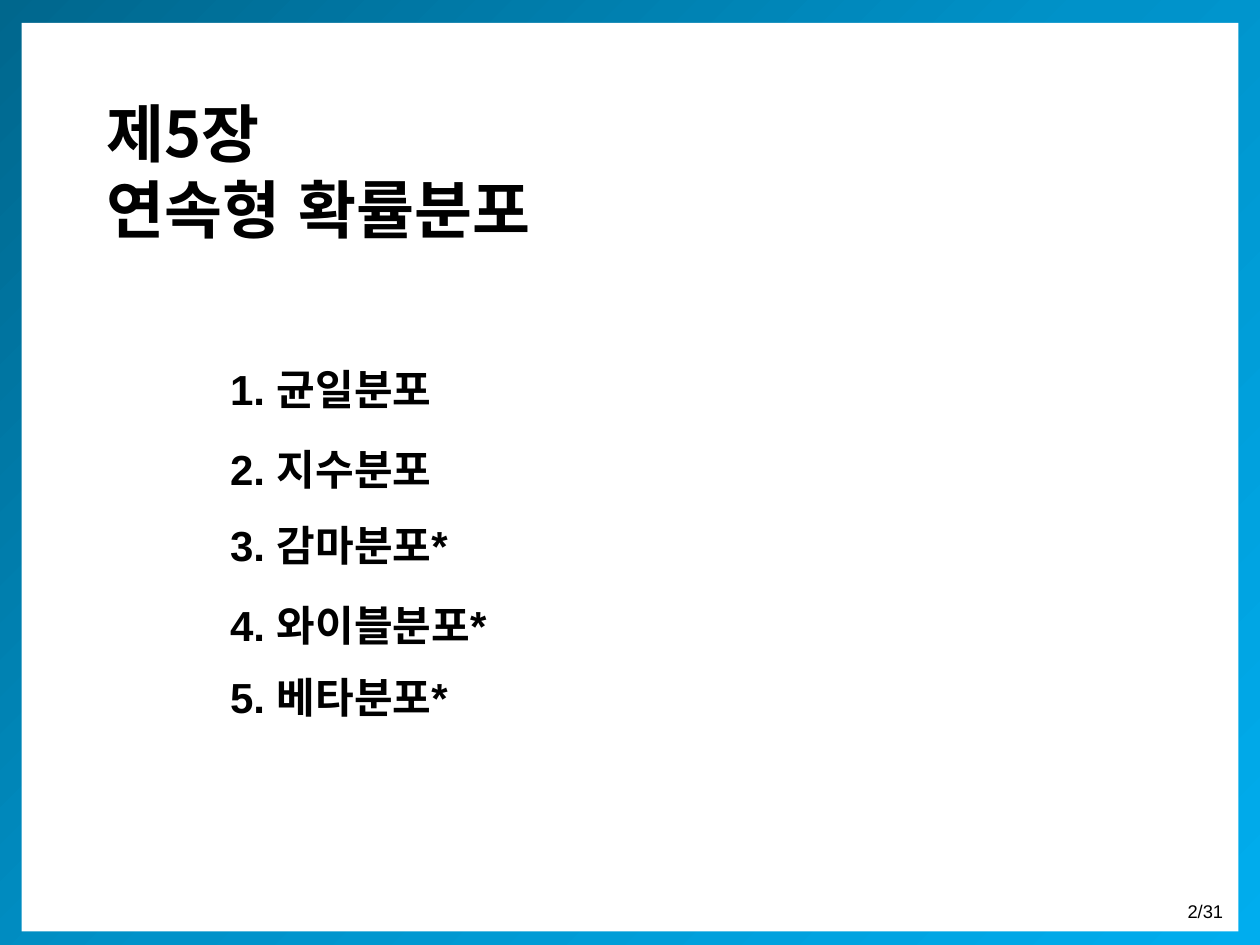
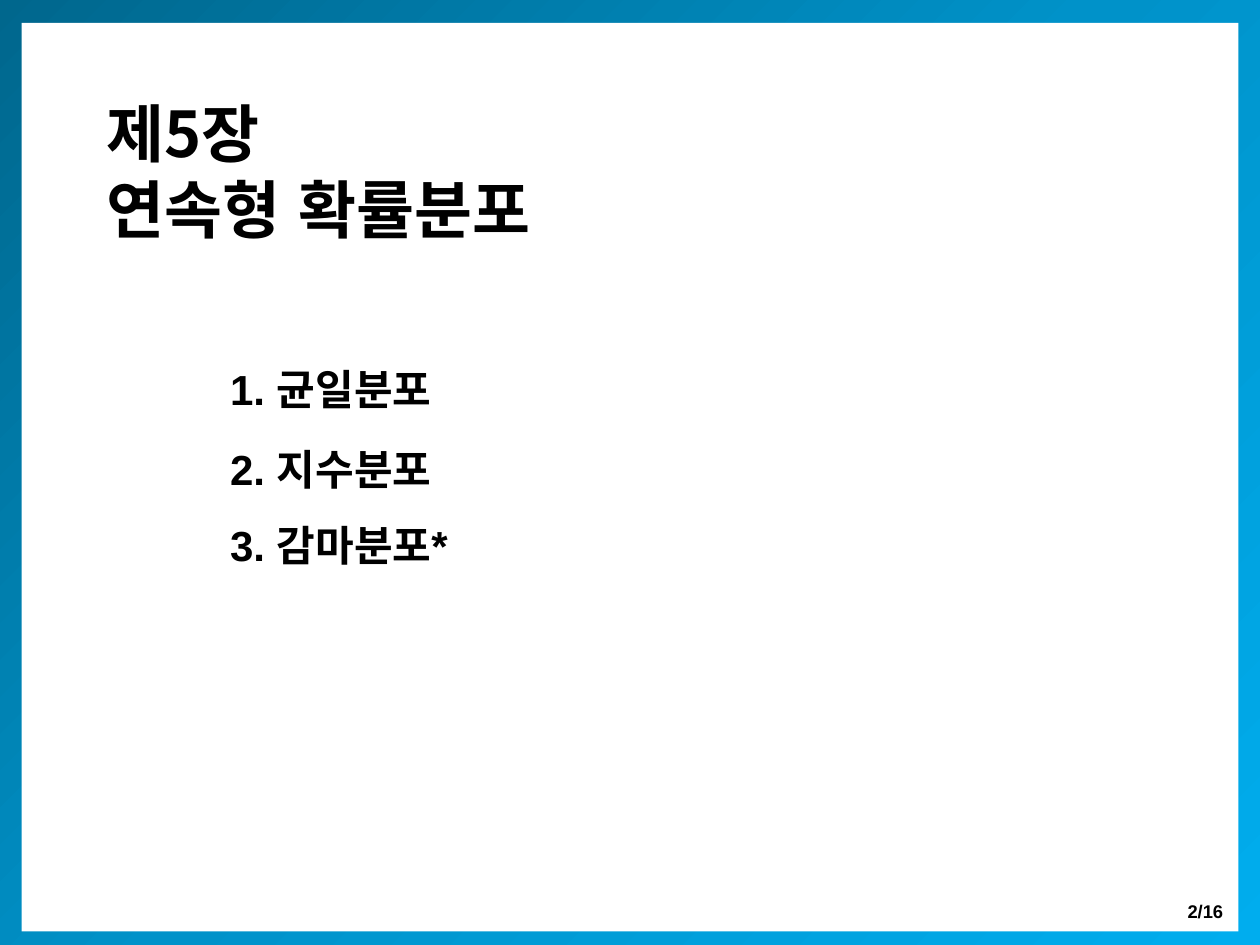
Before and after one commit to misdb/statistics, a slide deck: slide 2 of .gitbook/assets/chapter-05-kor (1).pptx. Drawn at 1260x945 pixels with LibreOffice and Linux fonts; fonts in the diff are those of the drawing. Boxes give left, top, right and bottom in pixels: in the first picture for what was removed or moved away, otherwise in the second. Text is boxed around its words. In the diff, an @@ line names an element or a change of style, - is before the commit and + after.

```diff
--- a/.gitbook/assets/chapter-05-kor (1).pptx
+++ b/.gitbook/assets/chapter-05-kor (1).pptx
@@ text removed at bbox=[230, 605, 487, 645] @@
-4. 와이블분포*
@@ text removed at bbox=[230, 677, 448, 717] @@
-5. 베타분포*
@@ page number at bbox=[1188, 904, 1224, 919]: text changed; bold on @@
-2/31
+2/16
```
Also in this commit, not shown: 12 other files.
